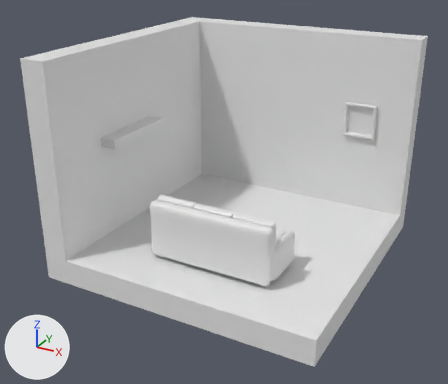
The OBJ model project/data/room/room.obj, before and after one commit.
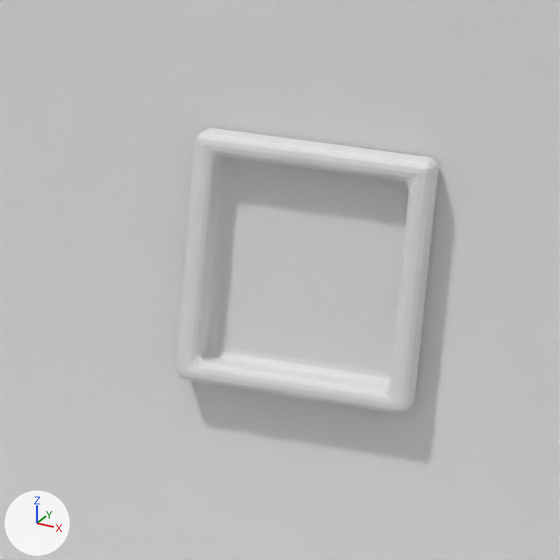
Each version appears first whole from a 50 mm lens placed at (8.02, -15.99, 9.41), pointed at (-0.63, -0.26, 1.54), and next in a close-up on the part from 71% to 88% of the width and 22% to 41% of the height. Every picture has the same lights, and +X, +Y and +Z are marked at lower left. The close-ups show mesh edges as thin lines. Materials are left out; every surface is plain grey. Where no turn or scale is listed for an object, it has been applied to the vertices.

Names of what the first close-up shows: 'Plane_Plane.003', 'foto_Plane.002'.
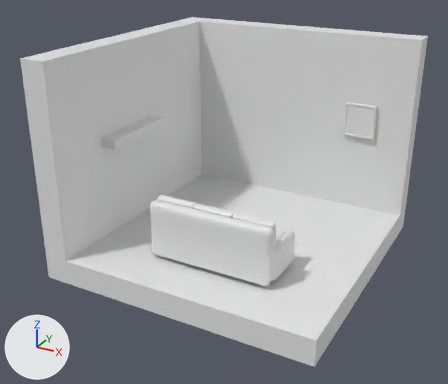
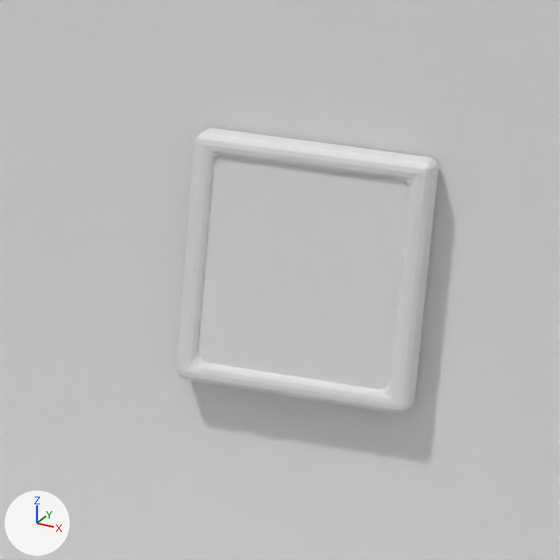
What differs and where, as boxes [x1, y1, x2, y2] in the close-ups (560 x 560 px):
'vetro_Plane.001', added
    after: [199, 157, 409, 389]
'foto_Plane.002', unchanged, covered by the edit
    both: [177, 128, 438, 413]

What changed in the scene script:
```text
Add me_vetro_plane_001:
    me_vetro_plane_001.from_pydata(...)  # a box spanning x 1.841..2.763, y 3.879..3.939, z 2.674..3.684
Add ob_vetro_plane_001:
    ob_vetro_plane_001 = bpy.data.objects.new('vetro_Plane.001', me_vetro_plane_001)
    ob_vetro_plane_001.location = (0.0, 0.0, 0.0)
```
